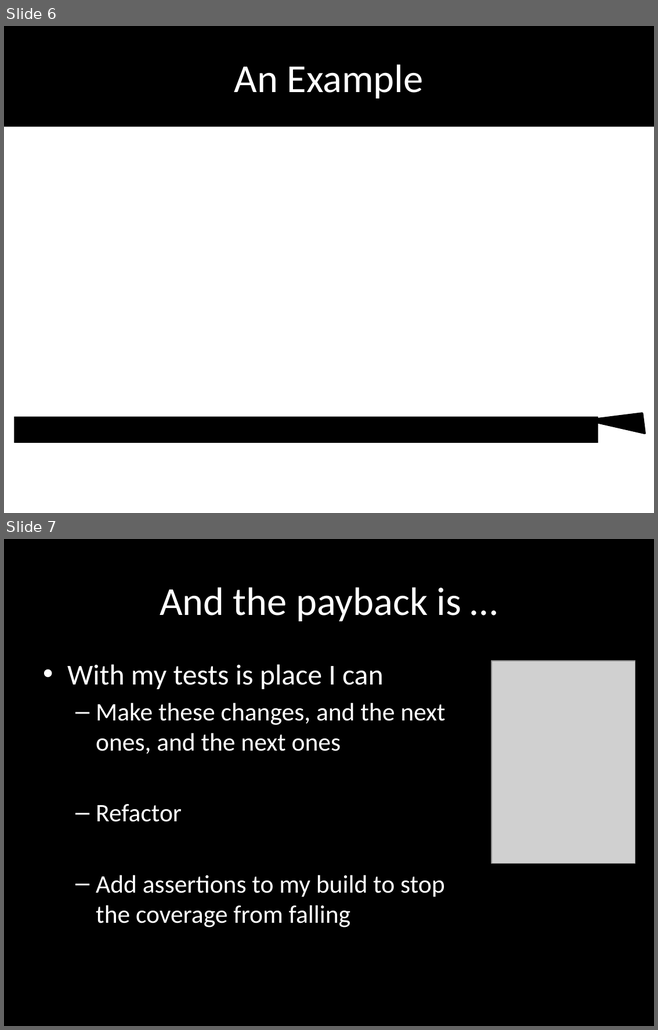
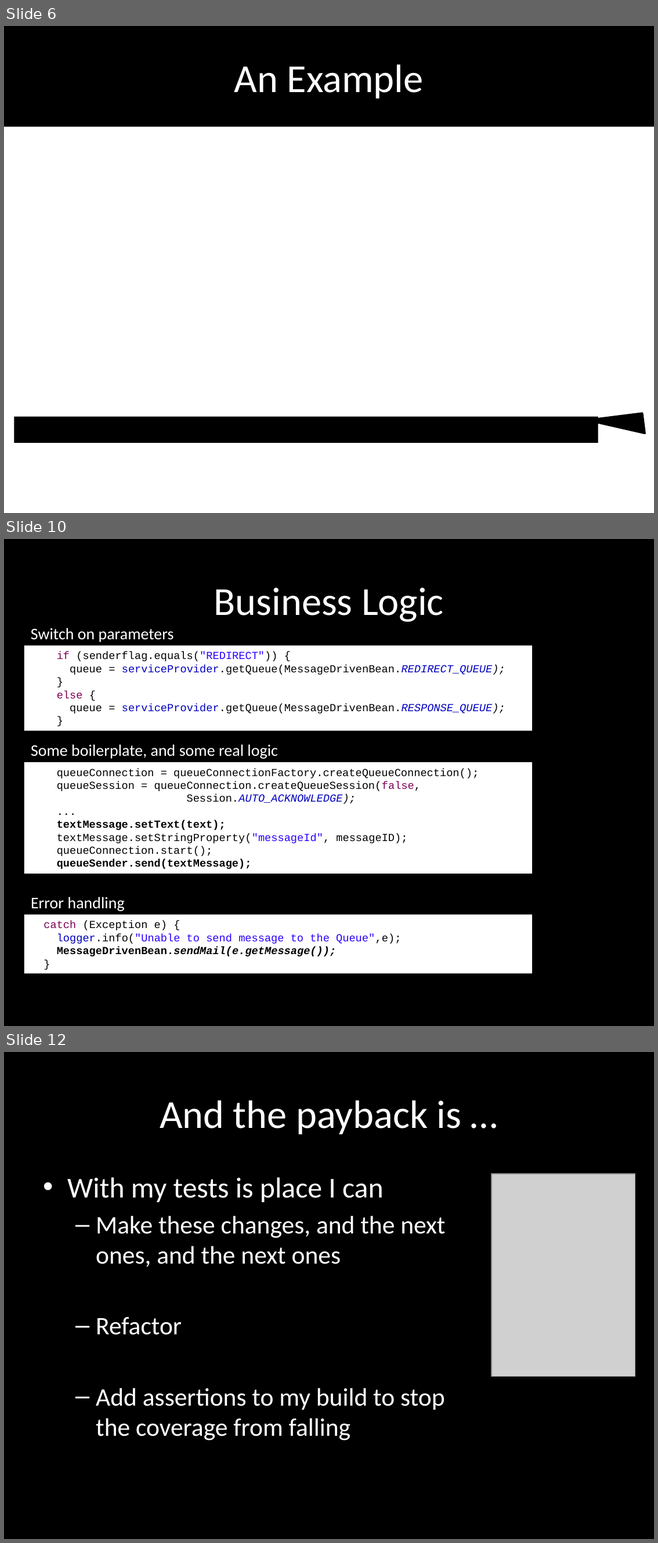
Before and after one commit to tonybaines/retrofitting-tests, a slide deck: presentation/Retrofitting Tests.pptx. Shown one above the other, each under a label of ours: slides 6 and 7 before the commit, slides 6, 10 and 12 after it; the slides between them are not shown. The pictures are 658x1030 and 658x1543 pixels, drawn with LibreOffice and Linux fonts; fonts in the diff are those of the drawing; grey boxes stand for pictures; background and template pictures are left out. Boxes give left, top, right and bottom in pixels: in the first picture for what was removed or moved away, otherwise in the second. Text is boxed around its words. In the diff, an @@ line names an element or a change of style, - is before the commit and + after.

```diff
--- a/presentation/Retrofitting Tests.pptx
+++ b/presentation/Retrofitting Tests.pptx
@@ slide 10 added at (x1=4, y1=539, x2=654, y2=1026), background #000000 @@
@@ title added at (x1=214, y1=588, x2=444, y2=622), 44 pt, text #FFFFFF @@
+Business Logic
@@ text added at (x1=31, y1=628, x2=174, y2=642), 18 pt, text #FFFFFF @@
+Switch on parameters
@@ rectangle added at (x1=24, y1=646, x2=531, y2=730), fill #FFFFFF, 12 pt, text #000000 @@
+if (senderflag.equals("REDIRECT")) {
+queue = serviceProvider.getQueue(MessageDrivenBean.REDIRECT_QUEUE);
+}
+else {
+queue = serviceProvider.getQueue(MessageDrivenBean.RESPONSE_QUEUE);
+}
@@ text added at (x1=31, y1=744, x2=278, y2=759), 18 pt, text #FFFFFF @@
+Some boilerplate, and some real logic
@@ rectangle added at (x1=24, y1=762, x2=531, y2=874), fill #FFFFFF, 12 pt, text #000000 @@
+queueConnection = queueConnectionFactory.createQueueConnection();
+queueSession = queueConnection.createQueueSession(false,
+Session.AUTO_ACKNOWLEDGE);
+...
+textMessage.setText(text);
+textMessage.setStringProperty("messageId", messageID);
+queueConnection.start();
+queueSender.send(textMessage);
@@ text added at (x1=31, y1=897, x2=125, y2=911), 18 pt, text #FFFFFF @@
+Error handling
@@ rectangle added at (x1=24, y1=914, x2=531, y2=973), fill #FFFFFF, 12 pt, text #000000 @@
+catch (Exception e) {
+logger.info("Unable to send message to the Queue",e);
+MessageDrivenBean.sendMail(e.getMessage());
+}
@@ what was slide 7 is now slide 12 @@
```
Also in this commit, not shown: 2 slides changed, 4 other slides added.
